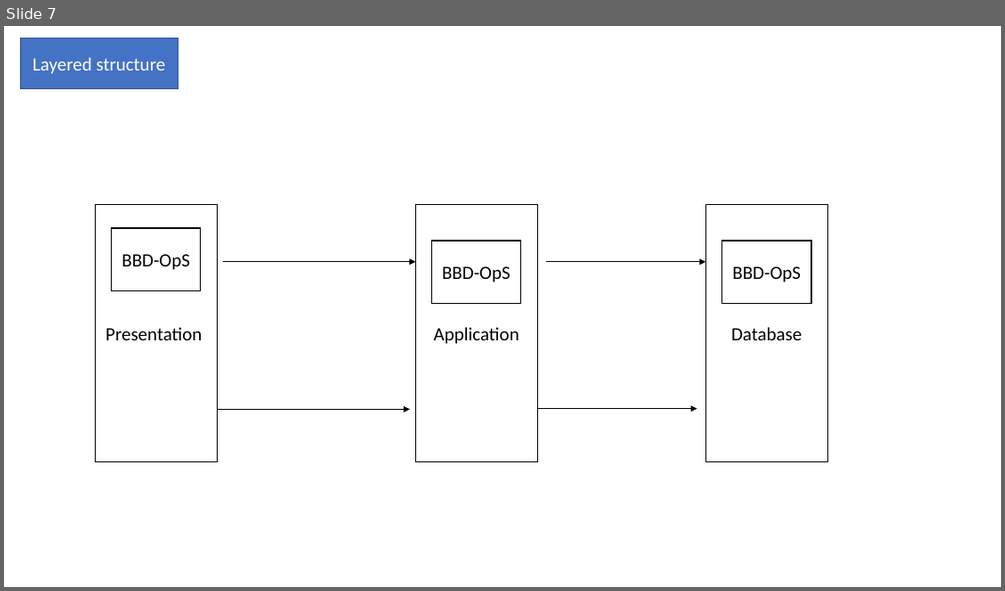
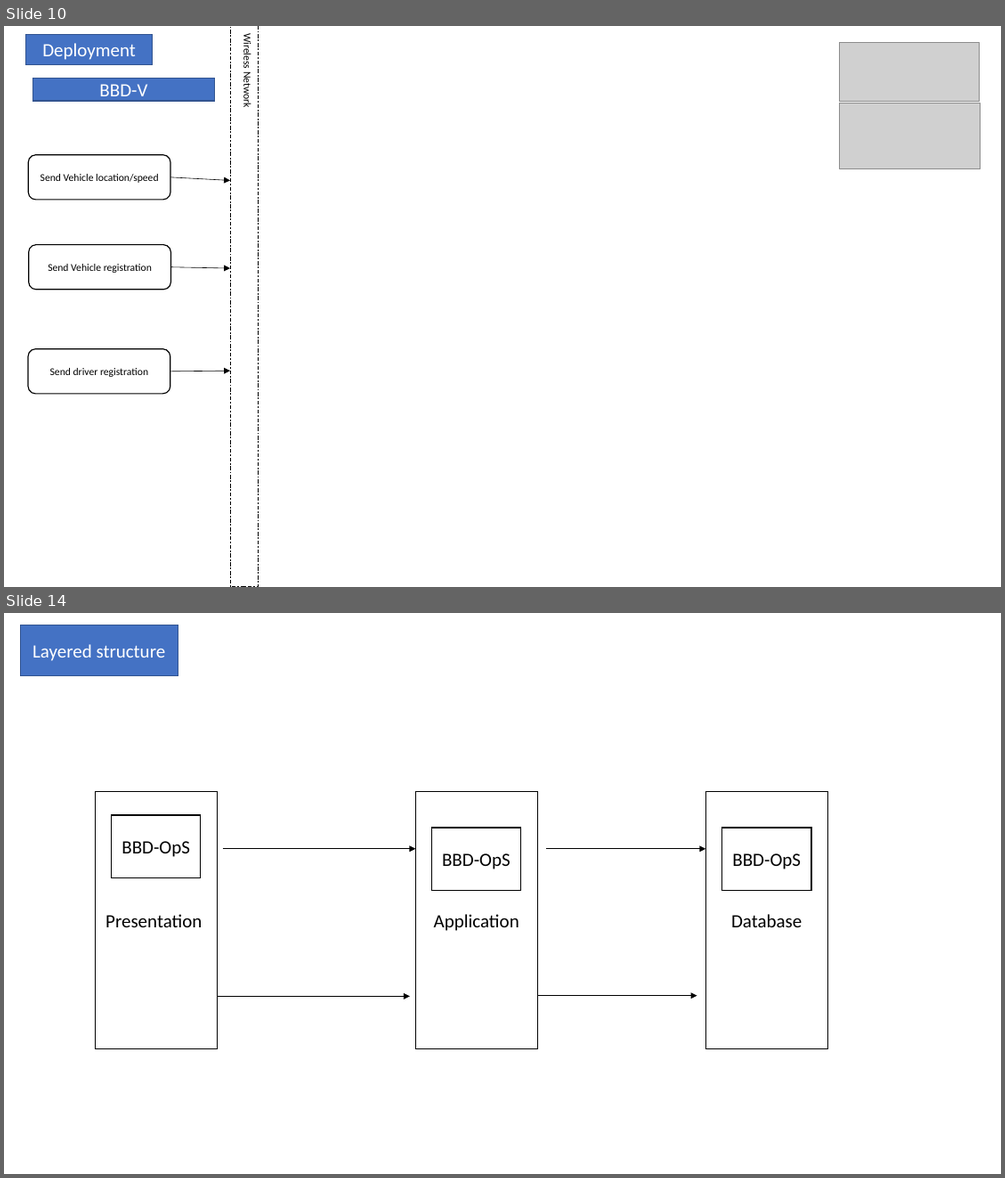
Before and after one commit to st970703/Software_Architecture_Report, a slide deck: Big Brother Driver Diagrams.pptx. Shown one above the other, each under a label of ours: slide 7 before the commit, slides 10 and 14 after it; the slides between them are not shown. The pictures are 1005x591 and 1005x1178 pixels, drawn with LibreOffice and Linux fonts; fonts in the diff are those of the drawing; grey boxes stand for pictures. Boxes give left, top, right and bottom in pixels: in the first picture for what was removed or moved away, otherwise in the second. Text is boxed around its words. In the diff, an @@ line names an element or a change of style, - is before the commit and + after.

Commit message:
working on deployment

```diff
--- a/Big Brother Driver Diagrams.pptx
+++ b/Big Brother Driver Diagrams.pptx
@@ slide 10 added at (x1=4, y1=26, x2=1001, y2=587), background #FFFFFF @@
@@ rectangle added at (x1=26, y1=34, x2=152, y2=65), fill #4472C4, outline #325491 1 pt, 18 pt, text #FFFFFF @@
+Deployment
@@ rectangle added at (x1=230, y1=26, x2=258, y2=587), outline #000000 0.75 pt dashed, 10 pt, text #000000 @@
+Wireless Network
@@ picture added at (x1=840, y1=42, x2=979, y2=102) @@
@@ rectangle added at (x1=33, y1=79, x2=214, y2=101), fill #4472C4, outline #325491 1 pt, 18 pt, text #FFFFFF @@
+BBD-V
@@ picture added at (x1=840, y1=103, x2=979, y2=168) @@
@@ rounded rectangle added at (x1=28, y1=155, x2=170, y2=200), fill #FFFFFF, outline #000000 1 pt, 10 pt, text #000000 @@
+Send Vehicle location/speed
@@ arrow added from (170, 177) to (230, 181), #000000 0.5 pt @@
@@ rounded rectangle added at (x1=29, y1=244, x2=170, y2=289), fill #FFFFFF, outline #000000 1 pt, 10 pt, text #000000 @@
+Send Vehicle registration
@@ arrow added from (170, 267) to (230, 268), #000000 0.5 pt @@
@@ rounded rectangle added at (x1=28, y1=349, x2=170, y2=394), fill #FFFFFF, outline #000000 1 pt, 10 pt, text #000000 @@
+Send driver registration
@@ arrow added from (170, 371) to (230, 370), #000000 0.5 pt @@
@@ what was slide 7 is now slide 14 @@
```
Also in this commit, not shown: 6 slides changed, 6 other slides added, 1 other file.
